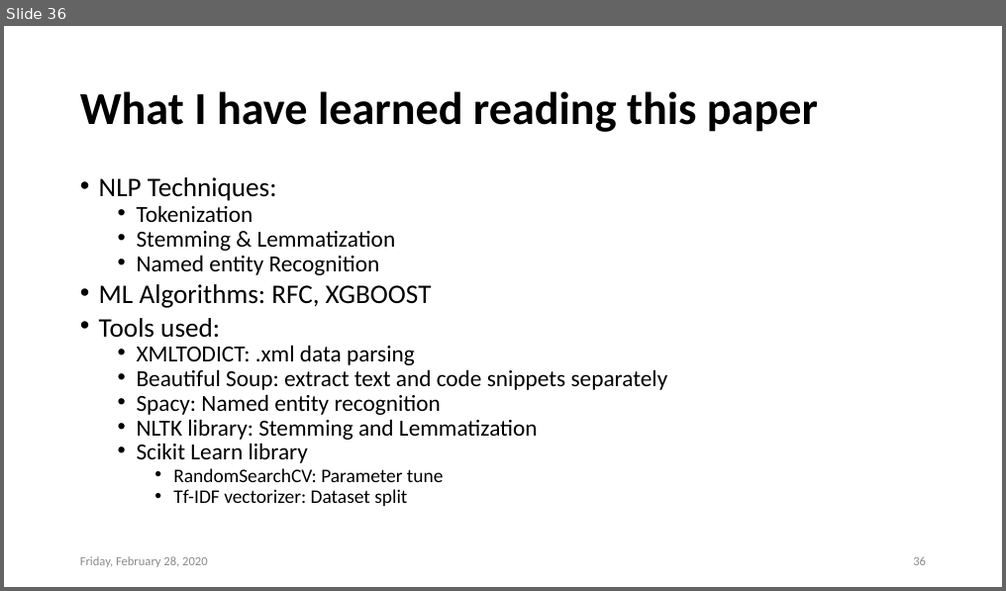
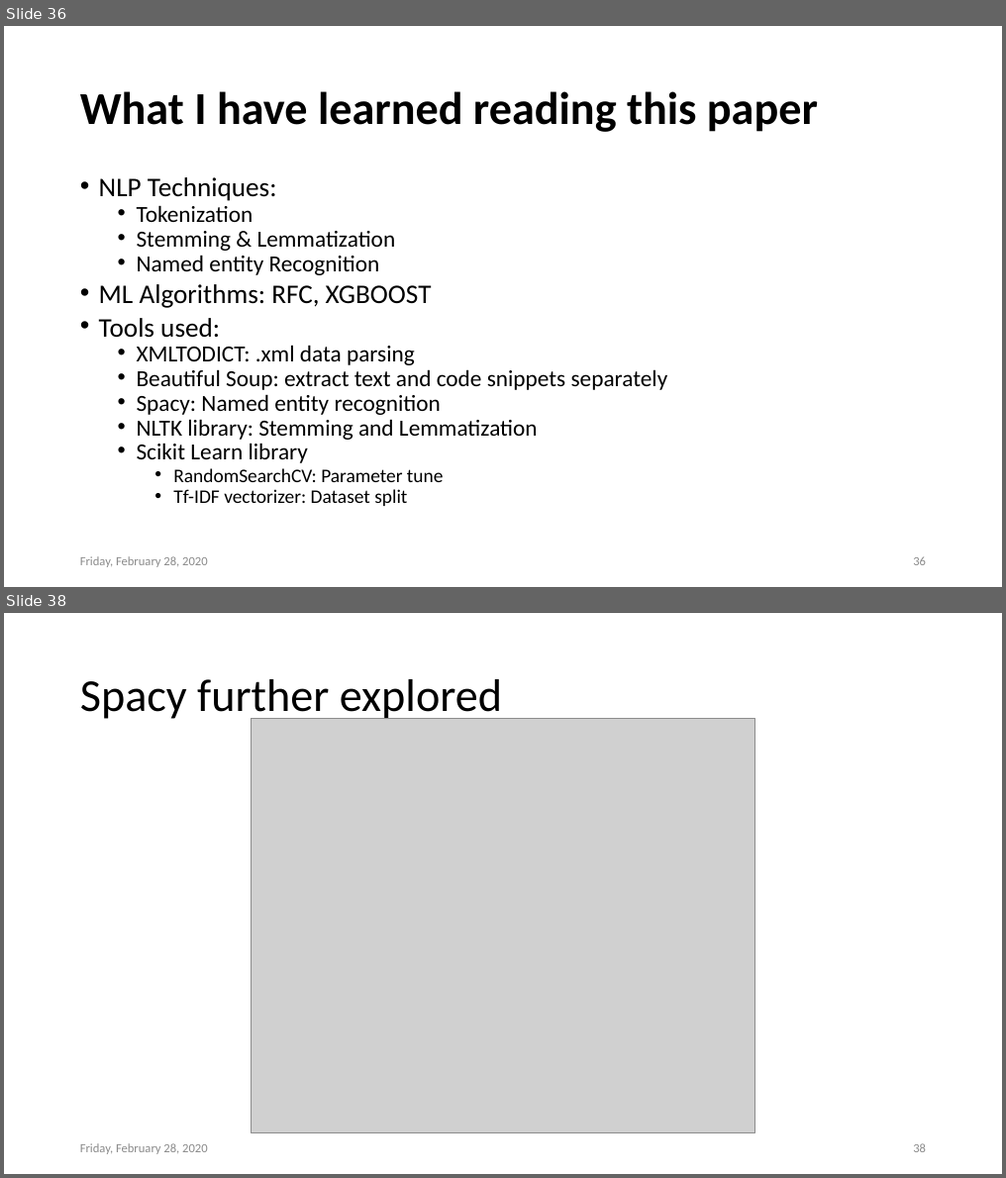
Before and after one commit to 404turzo/NLP-Presentation, a slide deck: February 22/turzo_20166012.pptx. Shown one above the other, each under a label of ours: slide 36 before the commit, slides 36 and 38 after it; the slides between them are not shown. The pictures are 1006x591 and 1006x1178 pixels, drawn with LibreOffice and Linux fonts; fonts in the diff are those of the drawing; grey boxes stand for pictures. Boxes give left, top, right and bottom in pixels: in the first picture for what was removed or moved away, otherwise in the second. Text is boxed around its words. In the diff, an @@ line names an element or a change of style, - is before the commit and + after.

Commit message:
spacy jupyter files

```diff
--- a/February 22/turzo_20166012.pptx
+++ b/February 22/turzo_20166012.pptx
@@ slide 38 added at bbox=[4, 613, 1002, 1174], background #FFFFFF @@
@@ title added at bbox=[80, 679, 502, 723], 44 pt, text #000000 @@
+Spacy further explored
@@ picture added at bbox=[252, 719, 754, 1134] @@
@@ text added at bbox=[80, 1144, 208, 1155], 12 pt, text #8C8C8C @@
+Friday, February 28, 2020
@@ page number added at bbox=[913, 1144, 926, 1153], 12 pt, text #8C8C8C @@
+38
```
Also in this commit, not shown: 2 other slides added, 7 other files.
